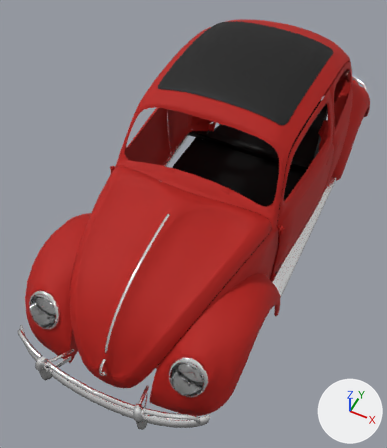
The glTF model public/models/vehicle.glb as it was, and as the next commit left it.
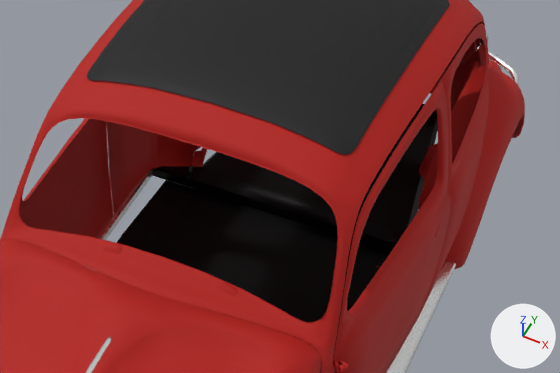
Each version is shown whole from a camera (50 mm lens) standing at (0.65, -1.63, 1.83) and looking at (-0.04, -0.25, 0.11), then close up on the part from 30% to 100% of the width and 11% to 52% of the height. Arrows for +X, +Y and +Z are at lower right; the lights stay in place. The older version's two pictures come first. Vertices at exactly the same position are counted once.
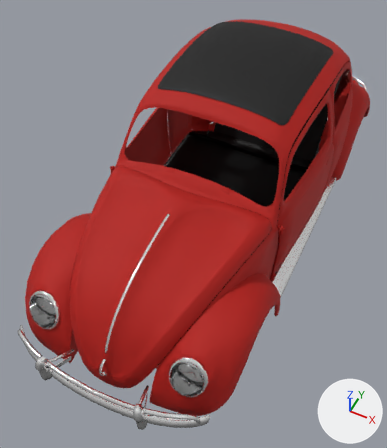
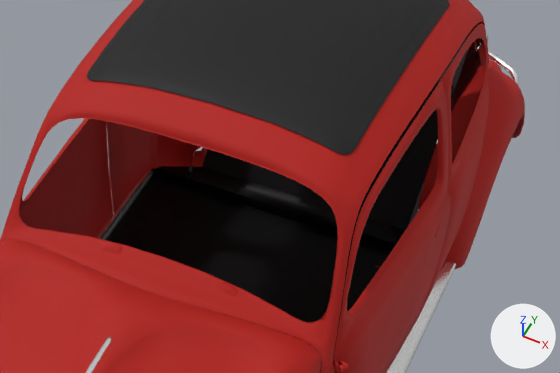
Commit message: fix: holes in the vehicle model

Boxes (x1, y1, x2, y2) around the edits, measured in the close-ups (560 x 373 px):
part 1 of me_cube_002, built on
    before: (101, 180, 391, 372)
    after: (87, 37, 469, 372)

Edits to the bpy script that builds the scene:
```text
Change me_cube_002:
    used by ob_cube_001; location = (0.394, 0.024, 0.013); rotation_euler = (3.142, 0.144, 0.0), in degrees (180, 8.3, 0); scale = (-1.0, -1.0, -1.0)
    verts and faces of me_cube_002; kept vertices keep their numbers, new ones are numbered from 7289
    before: 6389 (0.15, -0.53, -0.03), 6391 (0.62, -0.53, -0.1), 6400 (0.12, 0.45, -0.01) at pixel (406, 230), 6442 (0.66, 0.45, -0.09) at pixel (202, 166), 6450 (0.7, -0.38, -0.12)
    before: 6452 (0.72, -0.16, -0.12), 6453 (0.74, 0.14, -0.12) at pixel (122, 234), 6454 (0.74, 0.39, -0.13) at pixel (166, 179), 6459 (0.08, -0.38, -0.03), 6460 (0.06, -0.16, -0.02)
    before: 6461 (0.04, 0.14, -0.02), 6462 (0.04, 0.39, -0.03)
    remove me_cube_002.from_pydata(...)  # 7289 vertices, 11447 faces; spans x -0.04..0.86, y -1.14..1.19, z -0.14..0.64
    add me_cube_002.from_pydata(...)  # 7298 vertices, 11456 faces; spans x -0.04..0.86, y -1.14..1.19, z -0.14..0.64
    me_cube_002 part 1
    add for i in [6452, 6453, 6454]: verts[i] += (0.05, 0.0, 0.0)
    add for i in [6459, 6461, 6462]: verts[i] += (-0.05, 0.0, 0.02)
    add verts[6450] = (0.76, -0.38, -0.12)  # moved
    add verts[6460] = (0.01, -0.16, -0.01)  # moved
    add verts[7289] = (0.14, -0.53, 0.34)
    add verts[7290] = (0.74, -0.53, 0.25)
    add verts[7291] = (0.17, 0.8, 0.31)
    add verts[7292] = (0.72, 0.8, 0.23)
    add verts[7293] = (0.45, 0.88, 0.32)
    add verts[7294] = (0.28, 0.85, 0.33)
    add verts[7295] = (0.6, 0.85, 0.29)
    add verts[7296] = (0.15, 0.63, 0.23)
    add verts[7297] = (0.7, 0.64, 0.15)
    add faces += [(6389, 6391, 7290), (6389, 7290, 7289), (7293, 7294, 7295), (7291, 7296, 7297), (7292, 7295, 7297), (7291, 7295, 7294)]  # mat_vm_chassis_max1 (black #000000)
    add faces += [(7291, 7297, 7295), (6400, 6442, 7297), (6400, 7297, 7296)]  # mat_vm_chassis_max1 (black #000000)
    other edits to the shape of me_cube_002 do not show in these pictures
```
